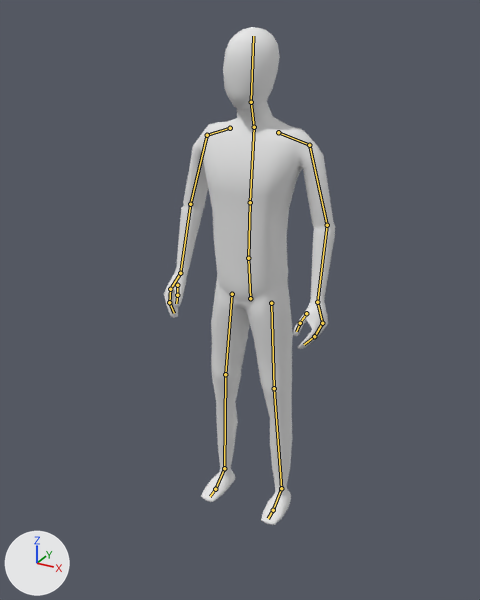
Before and after pictures for a commit that changed the Blender file Land of Leviathans/Assets/LandOfLeviathans/Models/man.blend.
One viewpoint serves both versions: a 50 mm camera at (1.033, -1.96, 1.858) aimed at (-0.045, 0.0, 0.878). The lights are fixed; the arrows at lower left show +X, +Y and +Z. The bones that bend it are drawn over the model as lines.
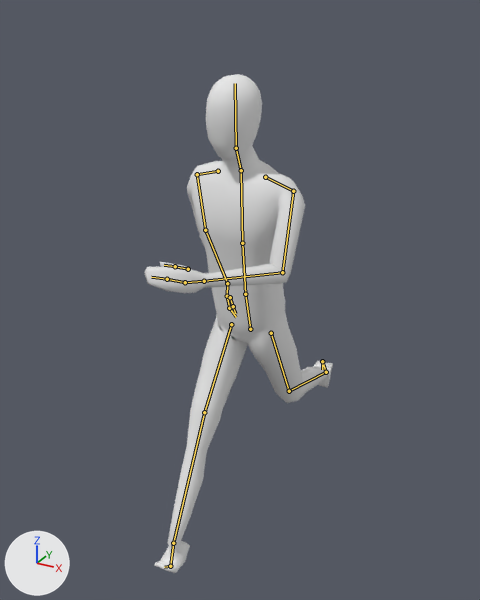
The newer file adds an action. The first version stands in its rest pose; the second is drawn at frame 9 of the action 'Run'.

The change, as a diff of the scene's bpy script:
```diff
--- a/Land of Leviathans/Assets/LandOfLeviathans/Models/man.blend.py
+++ b/Land of Leviathans/Assets/LandOfLeviathans/Models/man.blend.py
@@ bone_hips @@
 bone_hips = bpy.data.objects['Armature'].pose.bones['hips']
-bone_hips.location = (0.0, 0.0, 0.0)
-bone_hips.rotation_quaternion = (1.0, 0.0, 0.0, 0.0)  # degrees (0, 0, 0)
+bone_hips.location = (0.0, -0.122, 0.014)
+bone_hips.rotation_quaternion = (0.997, 0.072, 0.017, -0.001)  # degrees (8, 2, 0)
@@ bone_spine @@
 bone_spine = bpy.data.objects['Armature'].pose.bones['spine']  # child of 'hips'
-bone_spine.rotation_quaternion = (1.0, 0.0, 0.0, 0.0)  # degrees (0, 0, 0)
+bone_spine.rotation_quaternion = (1.0, 0.0, -0.017, 0.0)  # degrees (0, -2, 0)
@@ bone_chest @@
 bone_chest = bpy.data.objects['Armature'].pose.bones['chest']  # child of 'spine'
-bone_chest.rotation_quaternion = (1.0, 0.0, 0.0, 0.0)  # degrees (0, 0, 0)
+bone_chest.rotation_quaternion = (1.0, 0.0, -0.023, 0.003)  # degrees (0, -3, 0)
@@ bone_neck @@
 bone_neck = bpy.data.objects['Armature'].pose.bones['neck']  # child of 'chest'
-bone_neck.rotation_quaternion = (1.0, 0.0, 0.0, 0.0)  # degrees (0, 0, 0)
+bone_neck.rotation_quaternion = (1.0, -0.011, 0.013, -0.006)  # degrees (-1, 1, -1)
@@ bone_head @@
 bone_head = bpy.data.objects['Armature'].pose.bones['head']  # child of 'neck'
-bone_head.rotation_quaternion = (1.0, 0.0, 0.0, 0.0)  # degrees (0, 0, 0)
+bone_head.rotation_quaternion = (1.0, -0.016, 0.0, 0.0)  # degrees (-2, 0, 0)
@@ bone_shoulder_l @@
 bone_shoulder_l = bpy.data.objects['Armature'].pose.bones['shoulder.L']  # child of 'chest'
-bone_shoulder_l.rotation_quaternion = (1.0, 0.0, 0.0, 0.0)  # degrees (0, 0, 0)
+bone_shoulder_l.rotation_quaternion = (0.976, 0.118, -0.184, -0.005)  # degrees (14, -21, -3)
@@ bone_upper_arm_l @@
 bone_upper_arm_l = bpy.data.objects['Armature'].pose.bones['upper arm.L']  # child of 'shoulder.L'
-bone_upper_arm_l.rotation_quaternion = (1.0, 0.0, 0.0, 0.0)  # degrees (0, 0, 0)
+bone_upper_arm_l.rotation_quaternion = (0.99, 0.125, -0.032, -0.057)  # degrees (15, -3, -7)
@@ bone_lower_arm_l @@
 bone_lower_arm_l = bpy.data.objects['Armature'].pose.bones['lower arm.L']  # child of 'upper arm.L'
-bone_lower_arm_l.rotation_quaternion = (1.0, 0.0, 0.0, 0.0)  # degrees (0, 0, 0)
+bone_lower_arm_l.rotation_quaternion = (0.878, 0.416, 0.175, -0.16)  # degrees (49, 26, -9)
@@ bone_hand_l @@
 bone_hand_l = bpy.data.objects['Armature'].pose.bones['hand.L']  # child of 'lower arm.L'
-bone_hand_l.rotation_quaternion = (1.0, 0.0, 0.0, 0.0)  # degrees (0, 0, 0)
+bone_hand_l.rotation_quaternion = (0.998, -0.002, 0.05, -0.025)  # degrees (0, 6, -3)
@@ bone_fingers01_l @@
 bone_fingers01_l = bpy.data.objects['Armature'].pose.bones['fingers01.L']  # child of 'hand.L'
-bone_fingers01_l.rotation_quaternion = (1.0, 0.0, 0.0, 0.0)  # degrees (0, 0, 0)
+bone_fingers01_l.rotation_quaternion = (0.991, 0.005, 0.063, 0.12)  # degrees (1, 7, 14)
@@ bone_thumb01_l @@
 bone_thumb01_l = bpy.data.objects['Armature'].pose.bones['thumb01.L']  # child of 'hand.L'
-bone_thumb01_l.rotation_quaternion = (1.0, 0.0, 0.0, 0.0)  # degrees (0, 0, 0)
+bone_thumb01_l.rotation_quaternion = (0.992, 0.007, 0.056, 0.109)  # degrees (1, 6, 13)
@@ bone_thumb02_l @@
 bone_thumb02_l = bpy.data.objects['Armature'].pose.bones['thumb02.L']  # child of 'thumb01.L'
-bone_thumb02_l.rotation_quaternion = (1.0, 0.0, 0.0, 0.0)  # degrees (0, 0, 0)
+bone_thumb02_l.rotation_quaternion = (0.992, -0.002, -0.047, -0.113)  # degrees (0, -5, -13)
@@ bone_shoulder_r @@
 bone_shoulder_r = bpy.data.objects['Armature'].pose.bones['shoulder.R']  # child of 'chest'
-bone_shoulder_r.rotation_quaternion = (1.0, 0.0, 0.0, 0.0)  # degrees (0, 0, 0)
+bone_shoulder_r.rotation_quaternion = (1.0, -0.003, -0.006, -0.004)  # degrees (0, -1, 0)
@@ bone_upper_arm_r @@
 bone_upper_arm_r = bpy.data.objects['Armature'].pose.bones['upper arm.R']  # child of 'shoulder.R'
-bone_upper_arm_r.rotation_quaternion = (1.0, 0.0, 0.0, 0.0)  # degrees (0, 0, 0)
+bone_upper_arm_r.rotation_quaternion = (0.987, -0.149, -0.017, 0.054)  # degrees (-17, -1, 6)
@@ bone_lower_arm_r @@
 bone_lower_arm_r = bpy.data.objects['Armature'].pose.bones['lower arm.R']  # child of 'upper arm.R'
-bone_lower_arm_r.rotation_quaternion = (1.0, 0.0, 0.0, 0.0)  # degrees (0, 0, 0)
+bone_lower_arm_r.rotation_quaternion = (0.996, -0.077, -0.02, 0.047)  # degrees (-9, -2, 6)
@@ bone_hand_r @@
 bone_hand_r = bpy.data.objects['Armature'].pose.bones['hand.R']  # child of 'lower arm.R'
-bone_hand_r.rotation_quaternion = (1.0, 0.0, 0.0, 0.0)  # degrees (0, 0, 0)
+bone_hand_r.rotation_quaternion = (1.0, -0.029, -0.004, 0.003)  # degrees (-3, 0, 0)
@@ bone_fingers01_r @@
 bone_fingers01_r = bpy.data.objects['Armature'].pose.bones['fingers01.R']  # child of 'hand.R'
-bone_fingers01_r.rotation_quaternion = (1.0, 0.0, 0.0, 0.0)  # degrees (0, 0, 0)
+bone_fingers01_r.rotation_quaternion = (0.991, 0.005, -0.063, -0.12)  # degrees (1, -7, -14)
@@ bone_thumb01_r @@
 bone_thumb01_r = bpy.data.objects['Armature'].pose.bones['thumb01.R']  # child of 'hand.R'
-bone_thumb01_r.rotation_quaternion = (1.0, 0.0, 0.0, 0.0)  # degrees (0, 0, 0)
+bone_thumb01_r.rotation_quaternion = (0.992, 0.007, -0.056, -0.109)  # degrees (1, -6, -13)
@@ bone_thumb02_r @@
 bone_thumb02_r = bpy.data.objects['Armature'].pose.bones['thumb02.R']  # child of 'thumb01.R'
-bone_thumb02_r.rotation_quaternion = (1.0, 0.0, 0.0, 0.0)  # degrees (0, 0, 0)
+bone_thumb02_r.rotation_quaternion = (0.992, -0.002, 0.047, 0.113)  # degrees (0, 5, 13)
@@ bone_toes_l @@
 bone_toes_l = bpy.data.objects['Armature'].pose.bones['toes.L']  # child of 'foot.L'
-bone_toes_l.rotation_quaternion = (1.0, 0.0, 0.0, 0.0)  # degrees (0, 0, 0)
+bone_toes_l.rotation_quaternion = (0.712, -0.703, 0.0, 0.0)  # degrees (-89, 0, 0)
@@ bone_toes_r @@
 bone_toes_r = bpy.data.objects['Armature'].pose.bones['toes.R']  # child of 'foot.R'
-bone_toes_r.rotation_quaternion = (1.0, 0.0, 0.0, 0.0)  # degrees (0, 0, 0)
+bone_toes_r.rotation_quaternion = (0.918, 0.397, 0.0, 0.0)  # degrees (47, 0, 0)
@@ bone_legik_l @@
 bone_legik_l = bpy.data.objects['Armature'].pose.bones['legIK.L']
-bone_legik_l.location = (0.0, 0.0, 0.0)
-bone_legik_l.rotation_quaternion = (1.0, 0.0, 0.0, 0.0)  # degrees (0, 0, 0)
+bone_legik_l.location = (0.055, 0.555, -0.286)
+bone_legik_l.rotation_quaternion = (0.686, 0.727, 0.0, 0.0)  # degrees (93, 0, 0)
@@ bone_legik_r @@
 bone_legik_r = bpy.data.objects['Armature'].pose.bones['legIK.R']
-bone_legik_r.location = (0.0, 0.0, 0.0)
-bone_legik_r.rotation_quaternion = (1.0, 0.0, 0.0, 0.0)  # degrees (0, 0, 0)
+bone_legik_r.location = (-0.055, -0.467, 0.033)
+bone_legik_r.rotation_quaternion = (0.939, -0.343, 0.0, 0.0)  # degrees (-40, 0, 0)
```

Pixel boxes (x1, y1, x2, y2) of what changed, in the pictures (480 x 600 px):
'Cube', posed (10% wider)
    before: (164, 27, 335, 525)
    after: (144, 74, 333, 573)
bone 'hips', root to tip
    before: (250, 298) to (248, 258)
    after: (250, 329) to (245, 294)
bone 'spine', root to tip
    before: (248, 258) to (250, 202)
    after: (245, 294) to (242, 243)
bone 'chest', root to tip
    before: (250, 202) to (254, 127)
    after: (242, 243) to (241, 170)
bone 'neck', root to tip
    before: (254, 127) to (251, 102)
    after: (241, 170) to (236, 148)
bone 'head', root to tip
    before: (251, 102) to (253, 36)
    after: (236, 148) to (235, 83)
bone 'shoulder.L', root to tip
    before: (278, 132) to (309, 145)
    after: (265, 177) to (293, 191)
bone 'upper arm.L', root to tip
    before: (309, 145) to (327, 225)
    after: (293, 191) to (282, 272)
bone 'lower arm.L', root to tip
    before: (327, 225) to (317, 302)
    after: (282, 272) to (204, 281)
bone 'hand.L', root to tip
    before: (317, 302) to (322, 323)
    after: (204, 281) to (185, 282)
bone 'fingers01.L', root to tip
    before: (322, 323) to (314, 336)
    after: (185, 282) to (167, 279)
bone 'thumb01.L', root to tip
    before: (306, 313) to (300, 323)
    after: (188, 269) to (175, 266)
bone 'thumb02.L', root to tip
    before: (300, 323) to (296, 331)
    after: (175, 266) to (164, 265)
bone 'shoulder.R', root to tip
    before: (230, 128) to (207, 135)
    after: (218, 171) to (197, 174)
bone 'upper arm.R', root to tip
    before: (207, 135) to (190, 204)
    after: (197, 174) to (205, 230)
bone 'lower arm.R', root to tip
    before: (190, 204) to (180, 273)
    after: (205, 230) to (227, 283)
bone 'hand.R', root to tip
    before: (180, 273) to (170, 289)
    after: (227, 283) to (227, 296)
bone 'fingers01.R', root to tip
    before: (170, 289) to (169, 302)
    after: (227, 296) to (229, 308)
bone 'thumb01.R', root to tip
    before: (177, 285) to (177, 295)
    after: (230, 297) to (233, 306)
bone 'thumb02.R', root to tip
    before: (177, 295) to (176, 303)
    after: (233, 306) to (235, 313)
bone 'toes.L', root to tip
    before: (273, 510) to (268, 518)
    after: (322, 361) to (322, 369)
bone 'toes.R', root to tip
    before: (215, 489) to (210, 496)
    after: (170, 566) to (164, 567)
